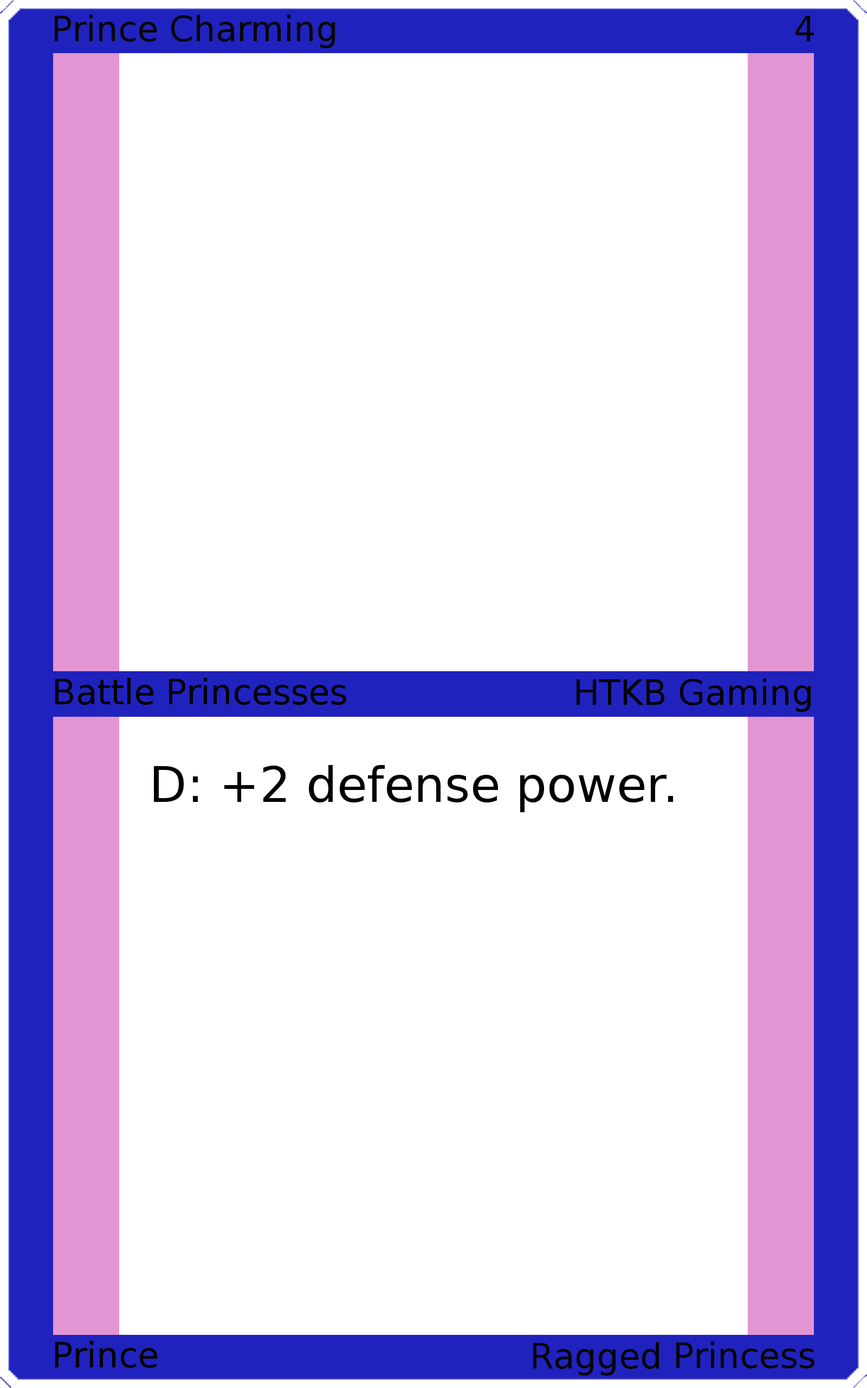
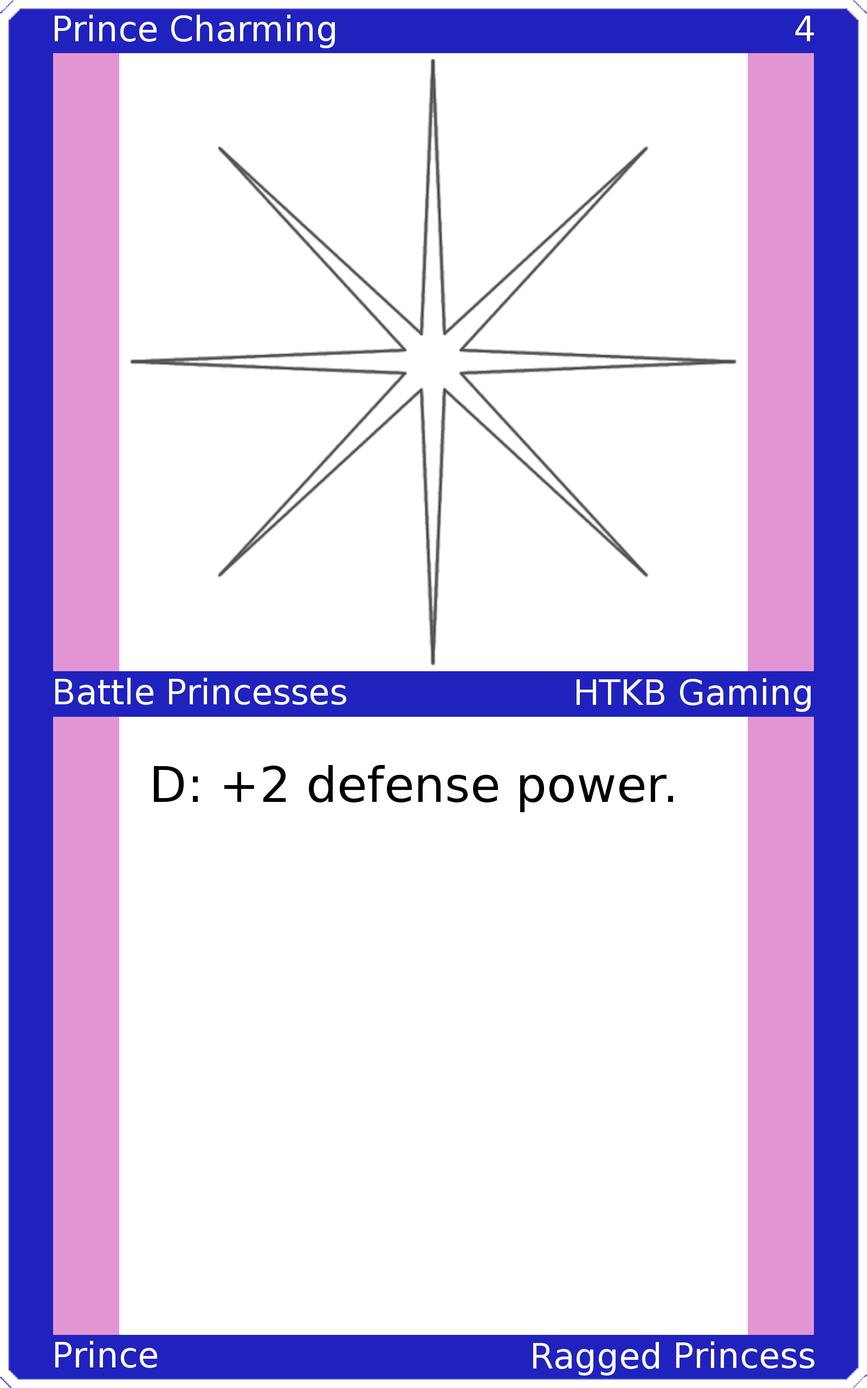
Revision of a layered 867x1388 image; what changed, layer by layer:
painted on "Upper Left" over bbox(54, 14, 335, 49)
painted on "Upper Right" over bbox(795, 15, 815, 42)
painted on "Mid Left" over bbox(55, 677, 347, 705)
painted on "Mid Right" over bbox(576, 678, 811, 712)
painted on "Bottom Left" over bbox(55, 1340, 158, 1368)
painted on "Bottom Right" over bbox(533, 1340, 815, 1376)
added layer "Art" above "Top Background" over bbox(129, 57, 738, 666)
